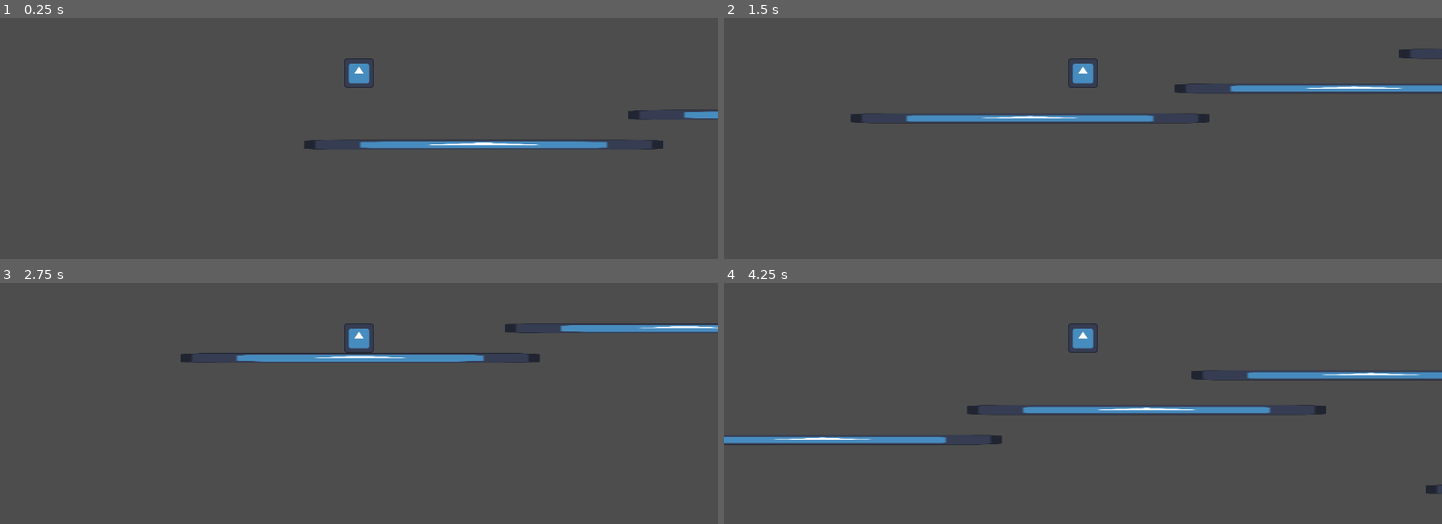
Above: before the commit, frames 1-4 (two rows, left to right).
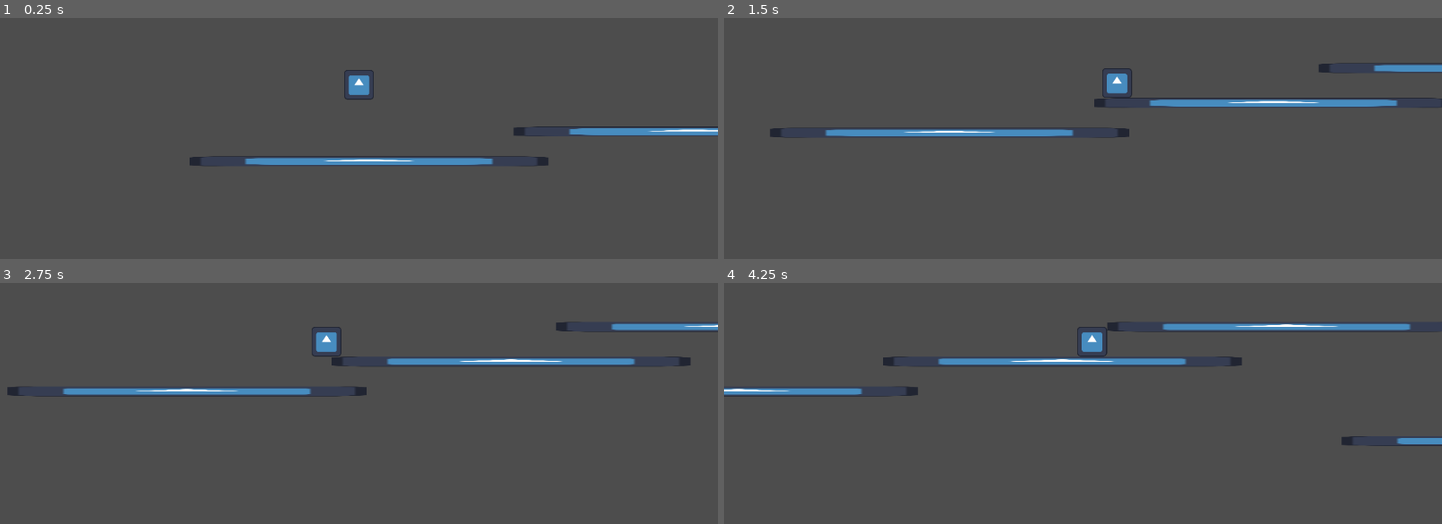
Above: after the commit, the same moments.

Repository: 24362-Jenny/food-scout
Game: Godot game, scene res://scenes/level_one.tscn
Two runs of this game, one before a commit and one after it. Both use one fixed random seed, a clock stepped at 60 frames per second and the inputs below. The engine's default icon, where the game draws it, is replaced by a stand-in: a white triangle on a blue panel in a dark square.
Inputs:
- Up to frame 1 (0.25 s): no input
- Up to frame 2 (1.5 s): hold Right (ui_right) from 0.53 s (still down); tap W (jump) at 0.77 s
- Up to frame 3 (2.75 s): tap W (jump) at 1.52 s; release Right (ui_right) at 2.03 s; hold Left (ui_left) from 2.03 s (still down)
- Up to frame 4 (4.25 s): release Left (ui_left) at 2.78 s; hold Right (ui_right) from 2.78 s (still down); tap W (jump) at 3.02, 3.77 s

The runs differ from the first frame. In frame 1, 4.2% of the frame differs, in the area x 26-100%, y 16-62%; in frame 2, 6.0%; in frame 3, 4.9%; in frame 4, 7.5%, in the area x 0-100%, y 16-88%.

Commit message:
fixing bugs

Diff:
--- a/scenes/level_one.tscn
+++ b/scenes/level_one.tscn
@@ -10,7 +10,7 @@
 [node name="level one" type="Node2D" unique_id=313817924]
 
 [node name="Player" parent="." unique_id=1531217639 instance=ExtResource("1_843q2")]
-position = Vector2(400, 408)
+position = Vector2(584, 400)
 
 [node name="platform" type="StaticBody2D" parent="." unique_id=396830670]
 position = Vector2(512, 552)
--- a/scenes/player.tscn
+++ b/scenes/player.tscn
@@ -23,6 +23,7 @@
 metadata/_edit_group_ = true
 
 [node name="Camera2D" type="Camera2D" parent="." unique_id=221344865]
+position_smoothing_enabled = true
 
 [node name="hitbox" type="Area2D" parent="." unique_id=2074921393]
 
--- a/scripts/enemy_1.gd
+++ b/scripts/enemy_1.gd
@@ -1,13 +1,8 @@
 extends CharacterBody2D
 
-@onready var player = %level_one # Or however you reference your player node
-
-var direction : Vector2 = Vector2.ZERO
-
-func _physics_process(_delta):
-	if player:
-		direction = (player.global_position - global_position).normalized()
-
-
-	velocity = Vector2.ZERO
-	# Notice move_and_slide() is left out so it won't move at all
+func _physics_process(delta):
+	# Just apply gravity so they rest on the floor, but don't move left/right
+	if not is_on_floor():
+		velocity.y += 980 * delta # Standard 2D gravity
+	else:
+		velocity.y = 0
--- a/scripts/player.gd
+++ b/scripts/player.gd
@@ -3,6 +3,7 @@
 
 const SPEED = 300.0
 const JUMP_VELOCITY = -400.0
+var start_position = Vector2(584,400)
 
 
 func _physics_process(delta: float) -> void:
@@ -24,7 +25,12 @@
 
 	move_and_slide()
 
+	# handle respawn
+	if position.y > 1000:
+		#respawn
+		position = start_position
 
-func _on_hitbox_area_entered(area: Area2D) -> void:
+
+func _on_hitbox_area_entered(_area: Area2D) -> void:
 
 	get_tree().change_scene_to_file("res://scenes/death_scene.tscn")
